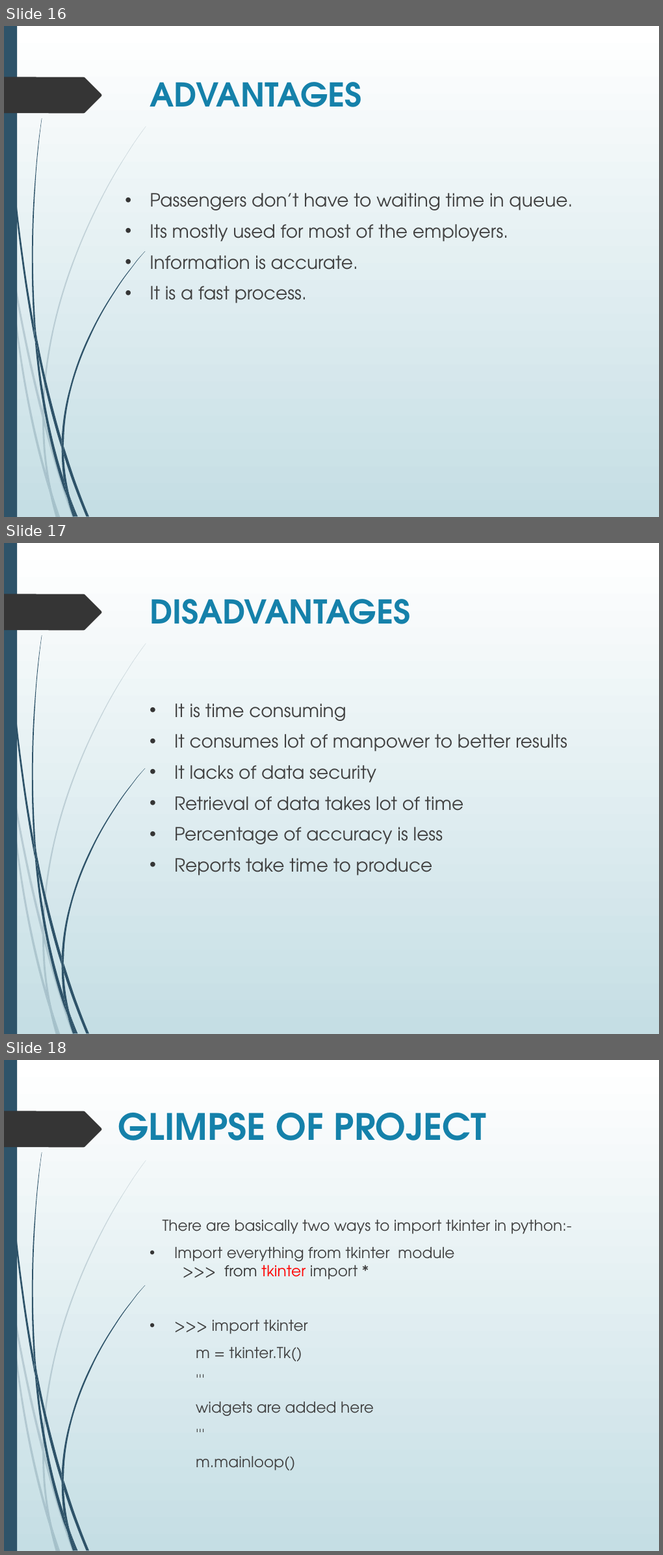
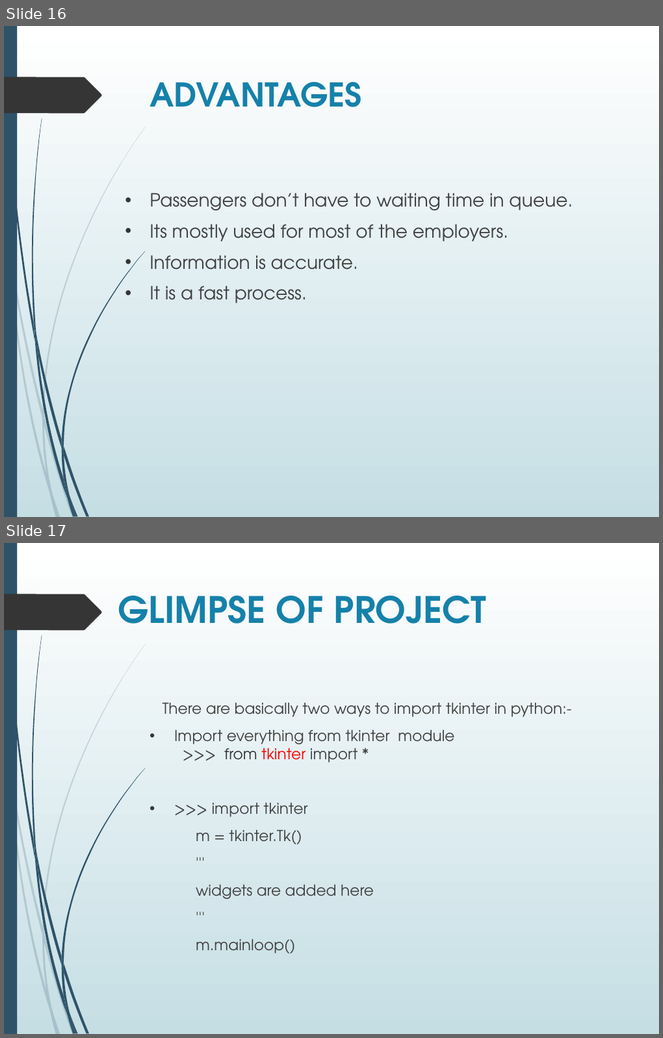
Before and after one commit to aayushi20221/Cloud-Based-Buss-Pass-System, a slide deck: ppt.pptx. Shown one above the other, each under a label of ours: slides 16, 17 and 18 before the commit, slides 16 and 17 after it. The pictures are 663x1555 and 663x1038 pixels, drawn with LibreOffice and Linux fonts; fonts in the diff are those of the drawing. Boxes give left, top, right and bottom in pixels: in the first picture for what was removed or moved away, otherwise in the second. Text is boxed around its words. In the diff, an @@ line names an element or a change of style, - is before the commit and + after.

```diff
--- a/ppt.pptx
+++ b/ppt.pptx
@@ slide 17 removed at (4, 543, 659, 1034), background gradient #FFFFFF to #C5DEE5; not listed: 24 template elements that a slide beside it also shows @@
@@ title removed at (150, 599, 410, 624) @@
-DISADVANTAGES
@@ text removed at (174, 704, 568, 876) @@
-• It is time consuming
-• It consumes lot of manpower to better results
-• It lacks of data security
-• Retrieval of data takes lot of time
-• Percentage of accuracy is less
-• Reports take time to produce
@@ what was slide 18 is now slide 17 @@
```
Also in this commit, not shown: 1 slide changed.
